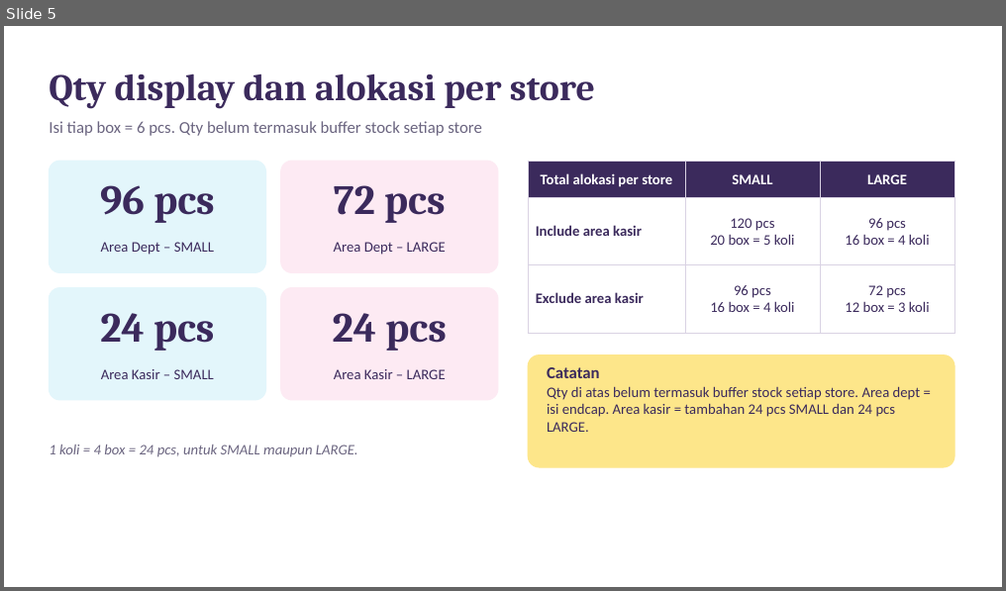
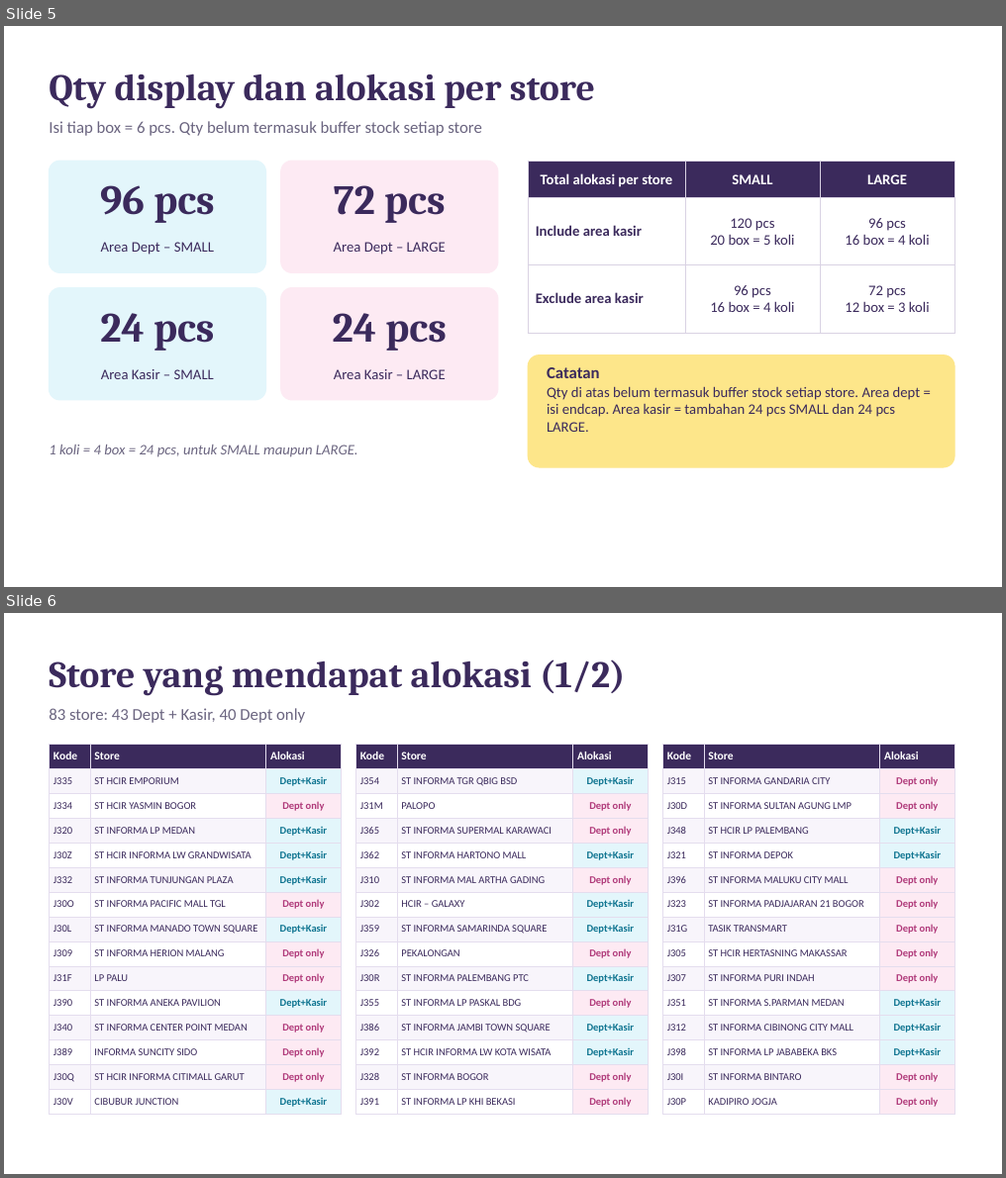
Before and after one commit to eriehermawan-hci/Testing-Erie, a slide deck: Instruksi_Display_Blind_Box_Thermal.pptx. Shown one above the other, each under a label of ours: slide 5 before the commit, slides 5 and 6 after it. The pictures are 1006x591 and 1006x1178 pixels, drawn with LibreOffice and Linux fonts; fonts in the diff are those of the drawing. Boxes give left, top, right and bottom in pixels: in the first picture for what was removed or moved away, otherwise in the second. Text is boxed around its words. In the diff, an @@ line names an element or a change of style, - is before the commit and + after.

```diff
--- a/Instruksi_Display_Blind_Box_Thermal.pptx
+++ b/Instruksi_Display_Blind_Box_Thermal.pptx
@@ slide 6 added at (4,613,1002,1174), background #FFFFFF @@
@@ text added at (49,660,625,696), 36 pt, text #3B2A5C, bold @@
+Store yang mendapat alokasi (1/2)
@@ text added at (49,708,305,723), 16 pt, text #6B6580 @@
+83 store: 43 Dept + Kasir, 40 Dept only
@@ table added at (49,744,341,1111), 15 rows, 3 columns @@
+Kode | Store | Alokasi
+J335 | ST HCIR EMPORIUM | Dept+Kasir
+J334 | ST HCIR YASMIN BOGOR | Dept only
+J320 | ST INFORMA LP MEDAN | Dept+Kasir
+J30Z | ST HCIR INFORMA LW GRANDWISATA | Dept+Kasir
+J332 | ST INFORMA TUNJUNGAN PLAZA | Dept+Kasir
+J30O | ST INFORMA PACIFIC MALL TGL | Dept only
+J30L | ST INFORMA MANADO TOWN SQUARE | Dept+Kasir
+J309 | ST INFORMA HERION MALANG | Dept only
+J31F | LP PALU | Dept only
+J390 | ST INFORMA ANEKA PAVILION | Dept+Kasir
+J340 | ST INFORMA CENTER POINT MEDAN | Dept only
+J389 | INFORMA SUNCITY SIDO | Dept only
+J30Q | ST HCIR INFORMA CITIMALL GARUT | Dept only
+J30V | CIBUBUR JUNCTION | Dept+Kasir
@@ table added at (355,744,648,1111), 15 rows, 3 columns @@
+Kode | Store | Alokasi
+J354 | ST INFORMA TGR QBIG BSD | Dept+Kasir
+J31M | PALOPO | Dept only
+J365 | ST INFORMA SUPERMAL KARAWACI | Dept only
+J362 | ST INFORMA HARTONO MALL | Dept+Kasir
+J310 | ST INFORMA MAL ARTHA GADING | Dept only
+J302 | HCIR – GALAXY | Dept+Kasir
+J359 | ST INFORMA SAMARINDA SQUARE | Dept+Kasir
+J326 | PEKALONGAN | Dept only
+J30R | ST INFORMA PALEMBANG PTC | Dept+Kasir
+J355 | ST INFORMA LP PASKAL BDG | Dept only
+J386 | ST INFORMA JAMBI TOWN SQUARE | Dept+Kasir
+J392 | ST HCIR INFORMA LW KOTA WISATA | Dept+Kasir
+J328 | ST INFORMA BOGOR | Dept only
+J391 | ST INFORMA LP KHI BEKASI | Dept only
@@ table added at (662,744,954,1111), 15 rows, 3 columns @@
+Kode | Store | Alokasi
+J315 | ST INFORMA GANDARIA CITY | Dept only
+J30D | ST INFORMA SULTAN AGUNG LMP | Dept only
+J348 | ST HCIR LP PALEMBANG | Dept+Kasir
+J321 | ST INFORMA DEPOK | Dept+Kasir
+J396 | ST INFORMA MALUKU CITY MALL | Dept only
+J323 | ST INFORMA PADJAJARAN 21 BOGOR | Dept only
+J31G | TASIK TRANSMART | Dept only
+J305 | ST HCIR HERTASNING MAKASSAR | Dept only
+J307 | ST INFORMA PURI INDAH | Dept only
+J351 | ST INFORMA S.PARMAN MEDAN | Dept+Kasir
+J312 | ST INFORMA CIBINONG CITY MALL | Dept+Kasir
+J398 | ST INFORMA LP JABABEKA BKS | Dept+Kasir
+J30I | ST INFORMA BINTARO | Dept only
+J30P | KADIPIRO JOGJA | Dept only
```
Also in this commit, not shown: 1 other slide added.
